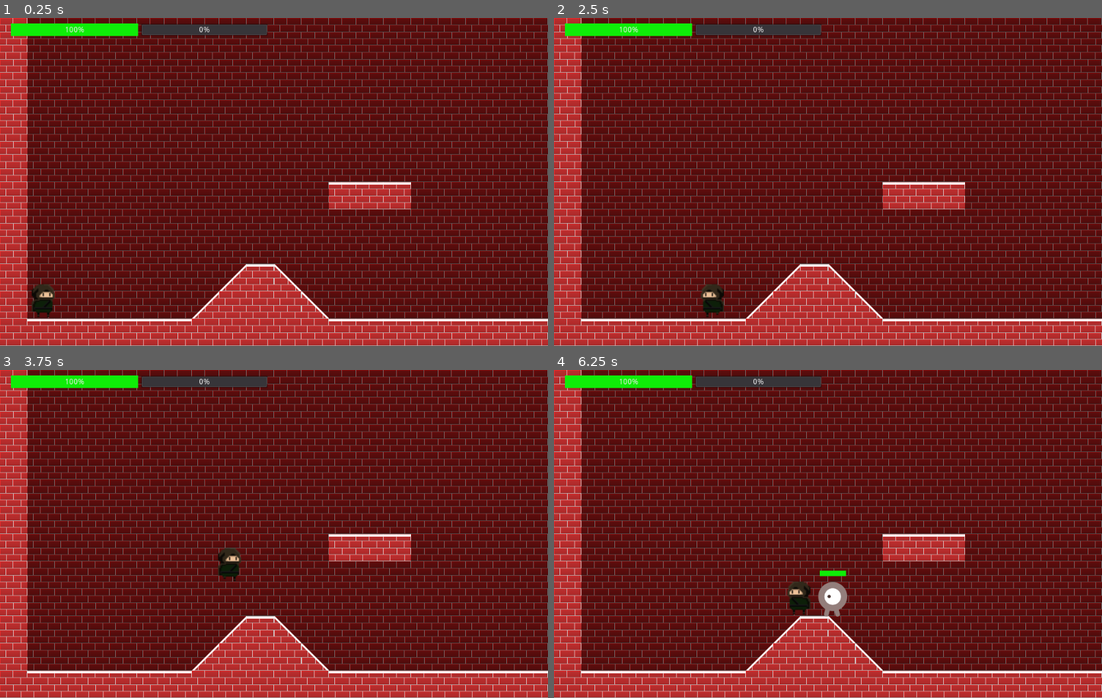
Above: before the commit, frames 1-4 (two rows, left to right).
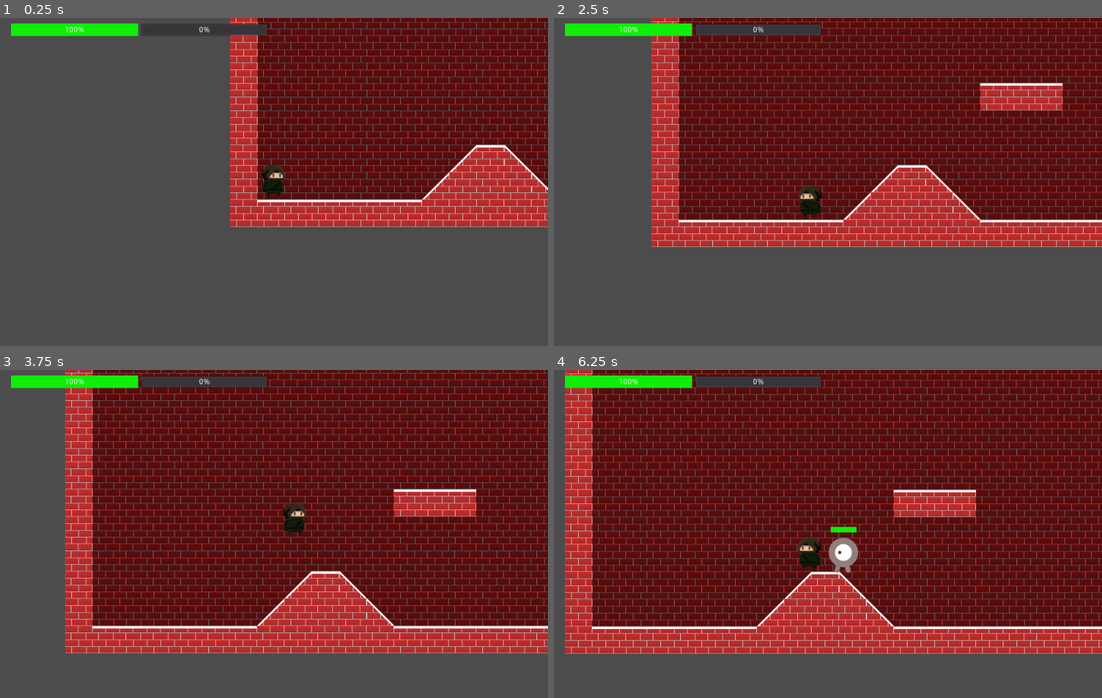
Above: after the commit, the same moments.

Repository: Ruefa/godot_test
Game: Godot game, scene res://Main.tscn
Same seed, same stepped clock (60 frames per second), same inputs: the game is played once before the commit and once after it. The engine's default icon, where the game draws it, is replaced by a stand-in: a white triangle on a blue panel in a dark square.
Inputs:
- Up to frame 1 (0.25 s): no input
- Up to frame 2 (2.5 s): hold Right (ui_right) 0.53-2.03 s; tap Up (ui_up) at 0.77, 1.52 s; hold Left (ui_left) from 2.03 s (still down)
- Up to frame 3 (3.75 s): release Left (ui_left) at 2.78 s; hold Right (ui_right) from 2.78 s (still down); tap Up (ui_up) at 3.02 s
- Up to frame 4 (6.25 s): tap Up (ui_up) at 3.77, 4.52, 6.02 s; release Right (ui_right) at 4.28 s; hold Left (ui_left) 4.28-5.03 s; hold Right (ui_right) 5.03-5.78 s; hold Left (ui_left) from 5.78 s (still down)

The runs differ from the first frame. In frame 1, 81% of the frame differs, in the area x 0-100%, y 0-100%; in frame 2, 73%; in frame 3, 65%; in frame 4, 61%.
Error after the commit: Invalid call. Nonexistent function 'setPlayer' in base 'CanvasLayer'. (res://Main.gd:10)

Commit message:
changed the Menu scene to a CanvasLayer base.

Diff:
--- a/Side Scroll/Menu.tscn
+++ b/Side Scroll/Menu.tscn
@@ -2,28 +2,26 @@
 
 [ext_resource path="res://Menu.gd" type="Script" id=1]
 
-[node name="Menu" type="Node2D"]
+[node name="Menu" type="CanvasLayer"]
 pause_mode = 2
-z_index = 5
 script = ExtResource( 1 )
 
 [node name="ColorRect" type="ColorRect" parent="."]
-margin_left = -1.0824
-margin_top = -0.388184
-margin_right = 716.918
-margin_bottom = 400.612
+visible = false
+margin_right = 718.0
+margin_bottom = 401.0
 color = Color( 0.305882, 0.168627, 0.0470588, 1 )
 
-[node name="Skill Points Text Label" type="Label" parent="."]
-margin_left = 280.651
-margin_top = 20.0
-margin_right = 354.651
-margin_bottom = 34.0
+[node name="Skill Points Text Label" type="Label" parent="ColorRect"]
+margin_left = 281.733
+margin_top = 20.3882
+margin_right = 355.733
+margin_bottom = 34.3882
 text = "Skill Points:"
 
-[node name="Skill_Points_Label" type="Label" parent="."]
-margin_left = 361.0
-margin_top = 20.0
-margin_right = 401.0
-margin_bottom = 34.0
+[node name="Skill_Points_Label" type="Label" parent="ColorRect"]
+margin_left = 362.082
+margin_top = 20.3882
+margin_right = 402.082
+margin_bottom = 34.3882
 text = "0"
